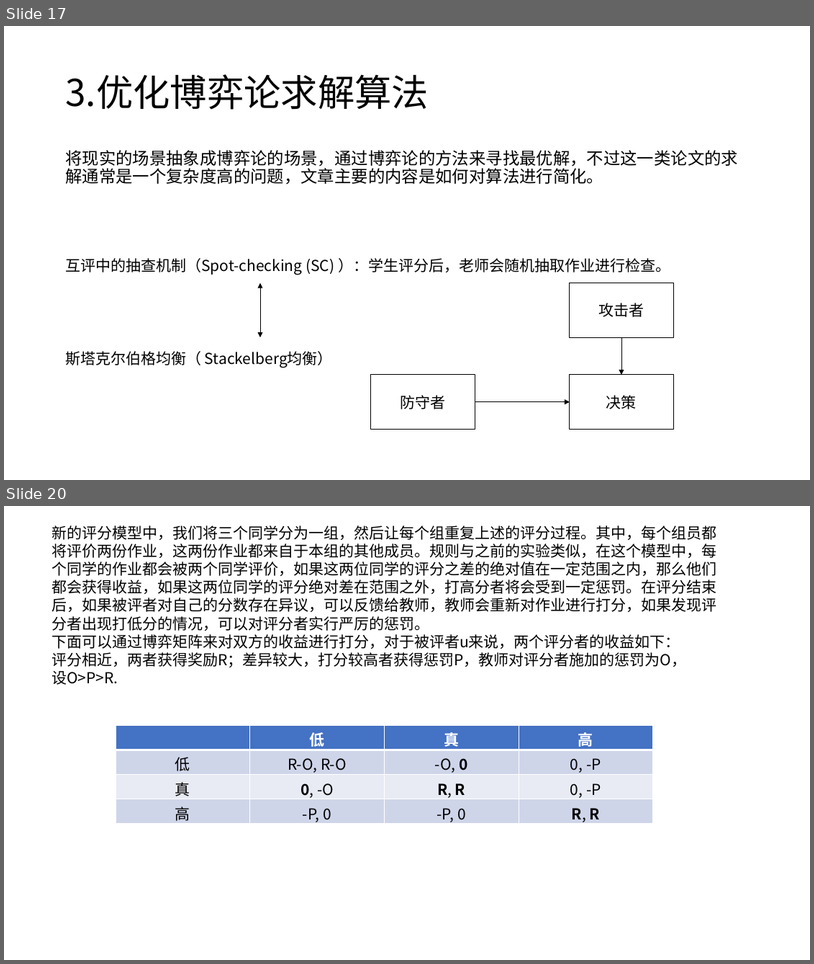
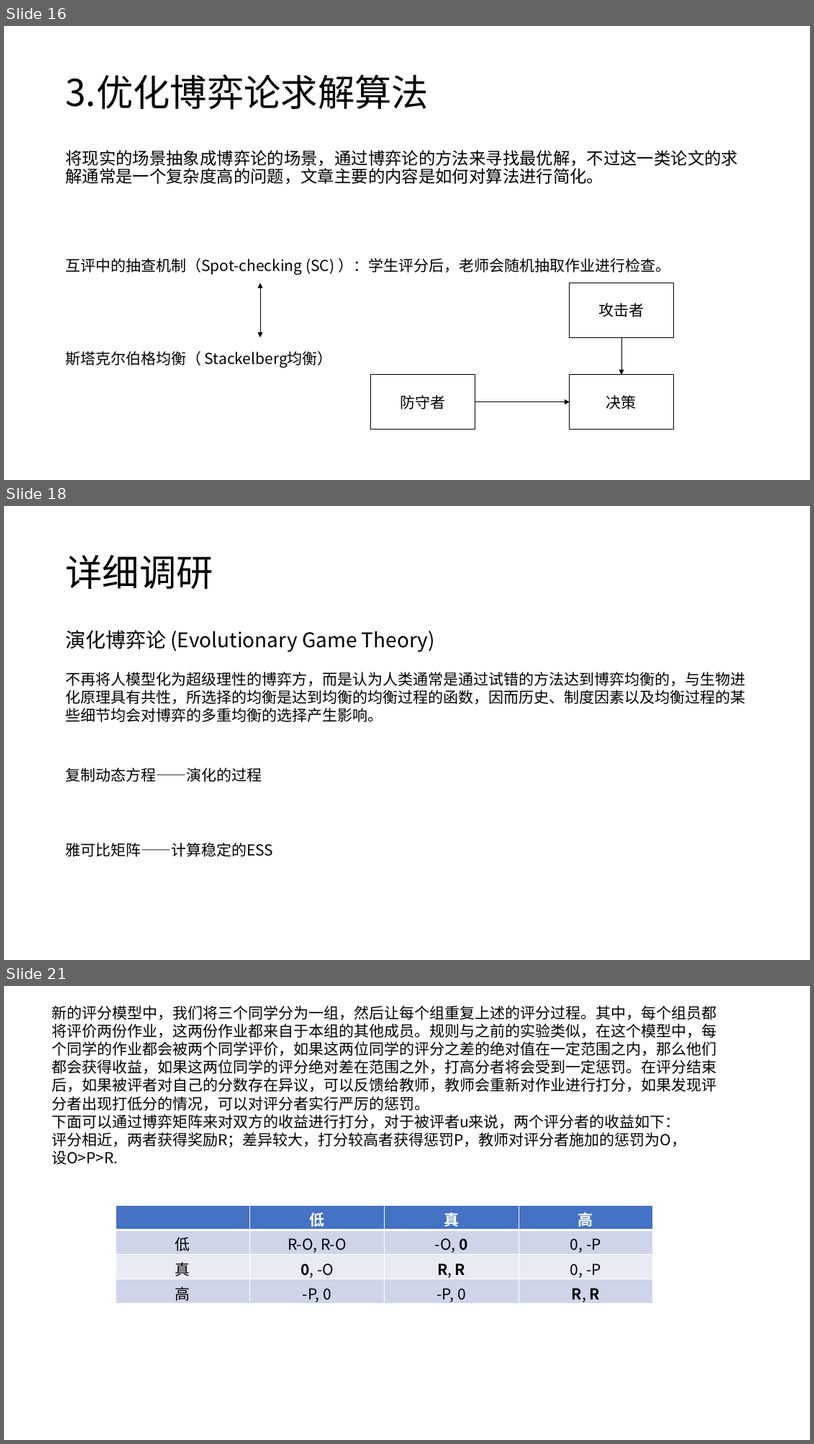
Before and after one commit to CHDYPY/paper, a slide deck: 报告/2021年9月4日/杨攀原.pptx. Shown one above the other, each under a label of ours: slides 17 and 20 before the commit, slides 16, 18 and 21 after it; the slides between them are not shown. The pictures are 814x964 and 814x1444 pixels, drawn with LibreOffice and Linux fonts; fonts in the diff are those of the drawing. Boxes give left, top, right and bottom in pixels: in the first picture for what was removed or moved away, otherwise in the second. Text is boxed around its words. In the diff, an @@ line names an element or a change of style, - is before the commit and + after.

```diff
--- a/报告/2021年9月4日/杨攀原.pptx
+++ b/报告/2021年9月4日/杨攀原.pptx
@@ slide 18 added at box(4, 506, 810, 960), background #FFFFFF @@
@@ title added at box(65, 555, 213, 589), 44 pt, text #000000 @@
+详细调研
@@ text added at box(65, 630, 746, 722), 18 pt, text #000000 @@
+演化博弈论 (Evolutionary Game Theory)
+不再将人模型化为超级理性的博弈方，而是认为人类通常是通过试错的方法达到博弈均衡的，与生物进化原理具有共性，所选择的均衡是达到均衡的均衡过程的函数，因而历史、制度因素以及均衡过程的某些细节均会对博弈的多重均衡的选择产生影响。
@@ text added at box(65, 767, 262, 782), 18 pt, text #000000 @@
+复制动态方程——演化的过程
@@ text added at box(65, 842, 273, 857), 18 pt, text #000000 @@
+雅可比矩阵——计算稳定的ESS
@@ what was slide 17 is now slide 16 @@
@@ what was slide 20 is now slide 21 @@
```
Also in this commit, not shown: 1 slide changed, 2 other slides added, 2 slides removed, 2 other files.
